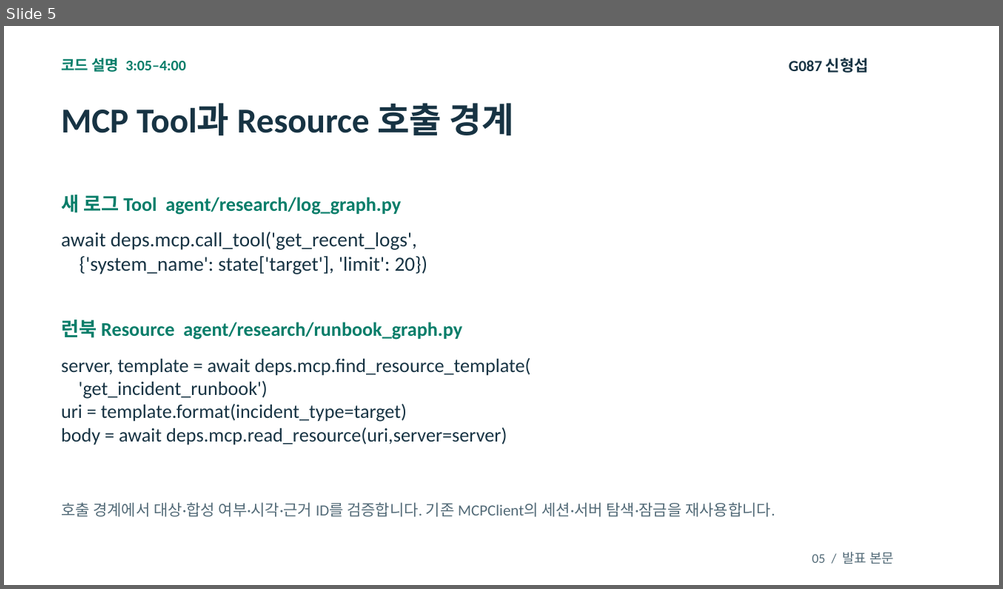
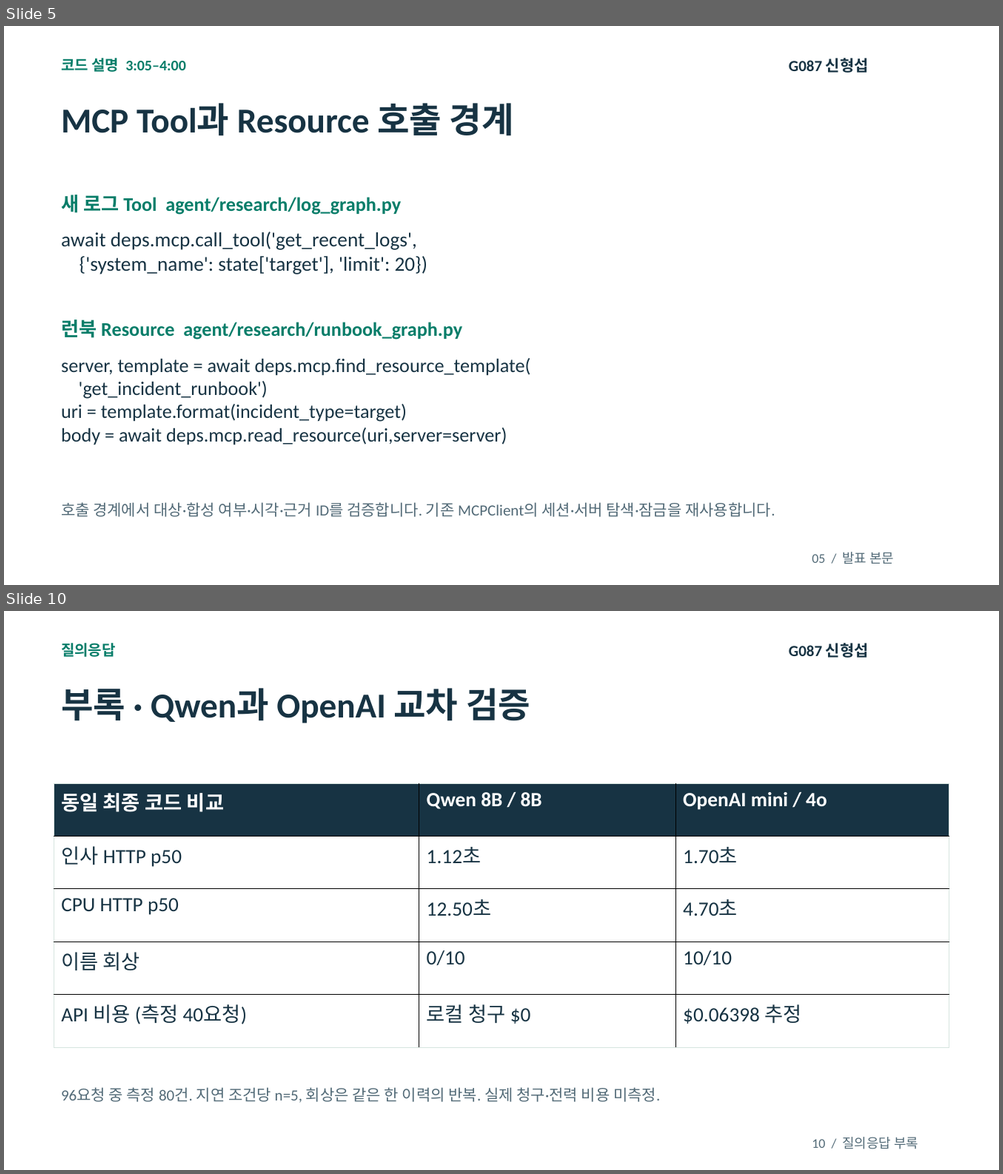
Before and after one commit to shsgrnd/skala_mini_3_G087_shs, a slide deck: doc/ppt/G087_신형섭_1차발표.pptx. Shown one above the other, each under a label of ours: slide 5 before the commit, slides 5 and 10 after it; the slides between them are not shown. The pictures are 1003x589 and 1003x1174 pixels, drawn with LibreOffice and Linux fonts; fonts in the diff are those of the drawing. Boxes give left, top, right and bottom in pixels: in the first picture for what was removed or moved away, otherwise in the second. Text is boxed around its words. In the diff, an @@ line names an element or a change of style, - is before the commit and + after.

```diff
--- a/doc/ppt/G087_신형섭_1차발표.pptx
+++ b/doc/ppt/G087_신형섭_1차발표.pptx
@@ slide 10 added at <box>4,611,999,1170</box>, background #FFFFFF @@
@@ text added at <box>61,643,116,657</box>, 14.2 pt, text #087D69, bold @@
+질의응답
@@ text added at <box>788,643,868,658</box>, 15 pt, text #173343, bold @@
+G087 신형섭
@@ text added at <box>61,688,530,723</box>, 33.8 pt, text #173343, bold @@
+부록 · Qwen과 OpenAI 교차 검증
@@ table added at <box>54,783,950,1048</box>, 5 rows, 3 columns @@
+동일 최종 코드 비교 | Qwen 8B / 8B | OpenAI mini / 4o
+인사 HTTP p50 | 1.12초 | 1.70초
+CPU HTTP p50 | 12.50초 | 4.70초
+이름 회상 | 0/10 | 10/10
+API 비용 (측정 40요청) | 로컬 청구 $0 | $0.06398 추정
@@ text added at <box>61,1088,660,1103</box>, 15 pt, text #526A77 @@
+96요청 중 측정 80건. 지연 조건당 n=5, 회상은 같은 한 이력의 반복. 실제 청구·전력 비용 미측정.
@@ text added at <box>811,1137,918,1150</box>, 12.8 pt, text #526A77 @@
+10 / 질의응답 부록
```
Also in this commit, not shown: 6 slides changed, 5 other files.
